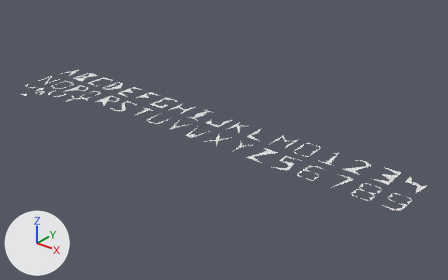
Two versions of the Blender file models.blend, one commit apart.
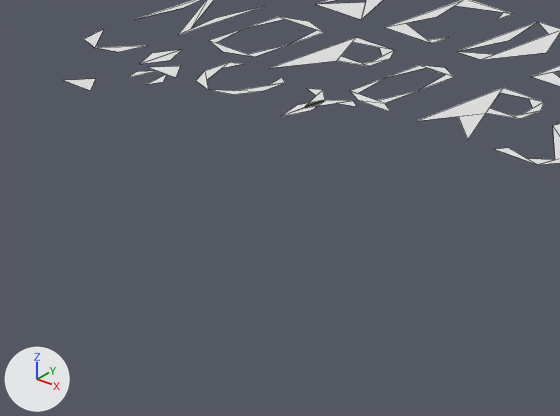
Each version is shown whole from a 50 mm camera at (701.0, -533.0, 298.0) aimed at (303.0, -36.0, -10.0), then close up on the part from 2% to 27% of the width and 28% to 58% of the height. The lights are fixed; the arrows at lower left show +X, +Y and +Z. The close-ups show mesh edges as thin lines.

The first close-up shows 'fontB', 'fontC', 'fontD', 'fontN', 'fontO', 'fontP', 'fontQ', 'fontR', 'fontS', 'mouthLeft'.
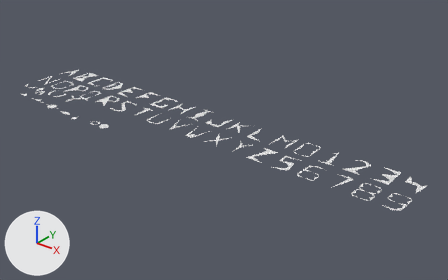
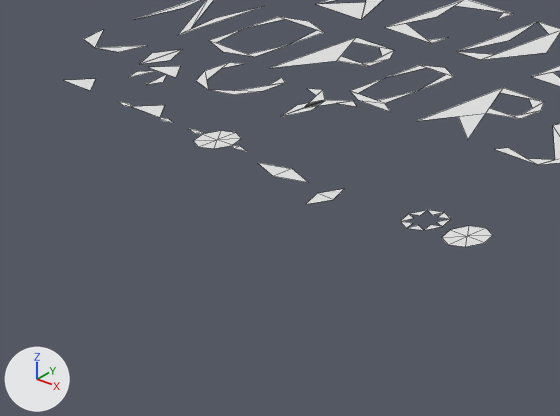
What changed in the scene script:
```text
Add me_circle_007:
    me_circle_007.from_pydata(...)  # 16 vertices, 8 faces; spans x -6.0..6.0, y 0.0..12.0, z 0.0
Add me_circle_006:
    me_circle_006.from_pydata(...)  # 16 vertices, 8 faces; spans x -6.0..6.0, y 0.0..12.0, z 0.0
Add me_plane_028:
    me_plane_028.from_pydata([(0.0, -12.0, 0.0), (0.0, 0.0, 0.0), (3.0, -6.0, 0.0), (-3.0, -6.0, 0.0)], [], [(3, 0, 2), (3, 2, 1)])
Add me_plane_027:
    me_plane_027.from_pydata([(10.0, -3.0, 0.0), (-10.0, -3.0, 0.0), (0.0, 0.0, 0.0), (0.0, -6.0, 0.0)], [], [(3, 0, 2), (3, 2, 1)])
Add me_circle_004:
    me_circle_004.from_pydata(...)  # 15 vertices, 12 faces; spans x -12.0..12.0, y -12.0..0.0, z 0.0
Add me_plane_021:
    me_plane_021.from_pydata([(0.0, 0.0, 0.0), (-6.0, -6.0, 0.0), (6.0, -6.0, 0.0), (-12.0, -6.0, 0.0), (-8.0, -7.0, 0.0), (-8.0, -5.0, 0.0), (12.0, -6.0, 0.0), (8.0, -5.0, 0.0), (8.0, -7.0, 0.0)], [], [(1, 2, 0), (4, 1, 5), (5, 3, 4), (7, 2, 8), (6, 7, 8)])
Add ob_circle_004:
    ob_circle_004 = bpy.data.objects.new('Circle.004', me_circle_007)
    ob_circle_004.location = (185.0, -116.0, 0.0)
Add ob_circle_003:
    ob_circle_003 = bpy.data.objects.new('Circle.003', me_circle_006)
    ob_circle_003.location = (170.0, -116.0, 0.0)
Add ob_mouthopen_006:
    ob_mouthopen_006 = bpy.data.objects.new('mouthOpen.006', me_plane_028)
    ob_mouthopen_006.location = (140.0, -110.0, 0.0)
Add ob_mouthopen_005:
    ob_mouthopen_005 = bpy.data.objects.new('mouthOpen.005', me_plane_027)
    ob_mouthopen_005.location = (120.0, -110.0, 0.0)
Add ob_circle_002:
    ob_circle_002 = bpy.data.objects.new('Circle.002', me_circle_004)
    ob_circle_002.location = (90.0, -104.0, 0.0)
Add ob_mouthopen_004:
    ob_mouthopen_004 = bpy.data.objects.new('mouthOpen.004', me_plane_021)
    ob_mouthopen_004.location = (60.0, -104.0, 0.0)
```

Boxes [x1, y1, x2, y2] around the edits, measured in the close-ups (560 x 416 px):
'Circle.004', added
    after: [442, 226, 493, 247]
'Circle.002', added
    after: [190, 129, 246, 151]
'mouthOpen.005', added
    after: [258, 163, 309, 183]
'Circle.003', added
    after: [400, 210, 450, 230]
'mouthOpen.004', added
    after: [118, 101, 173, 123]
'mouthOpen.006', added
    after: [306, 189, 344, 204]
